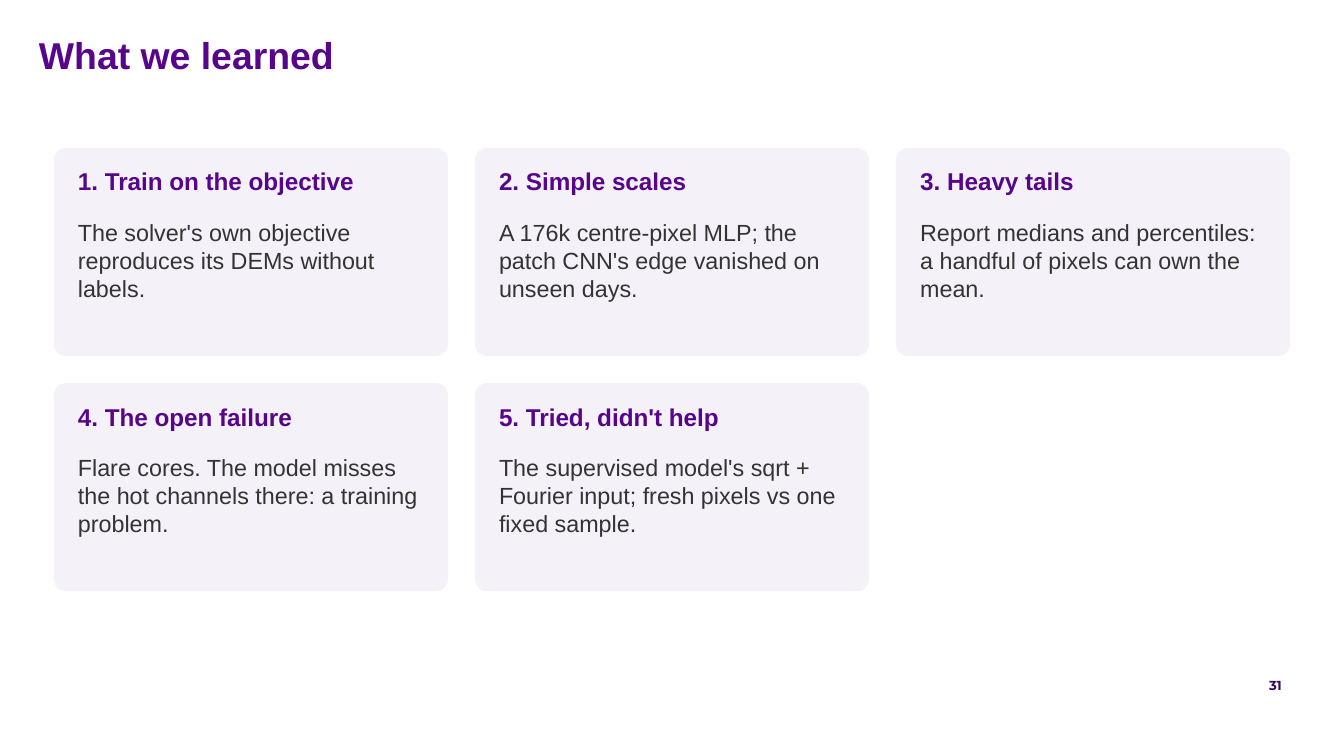
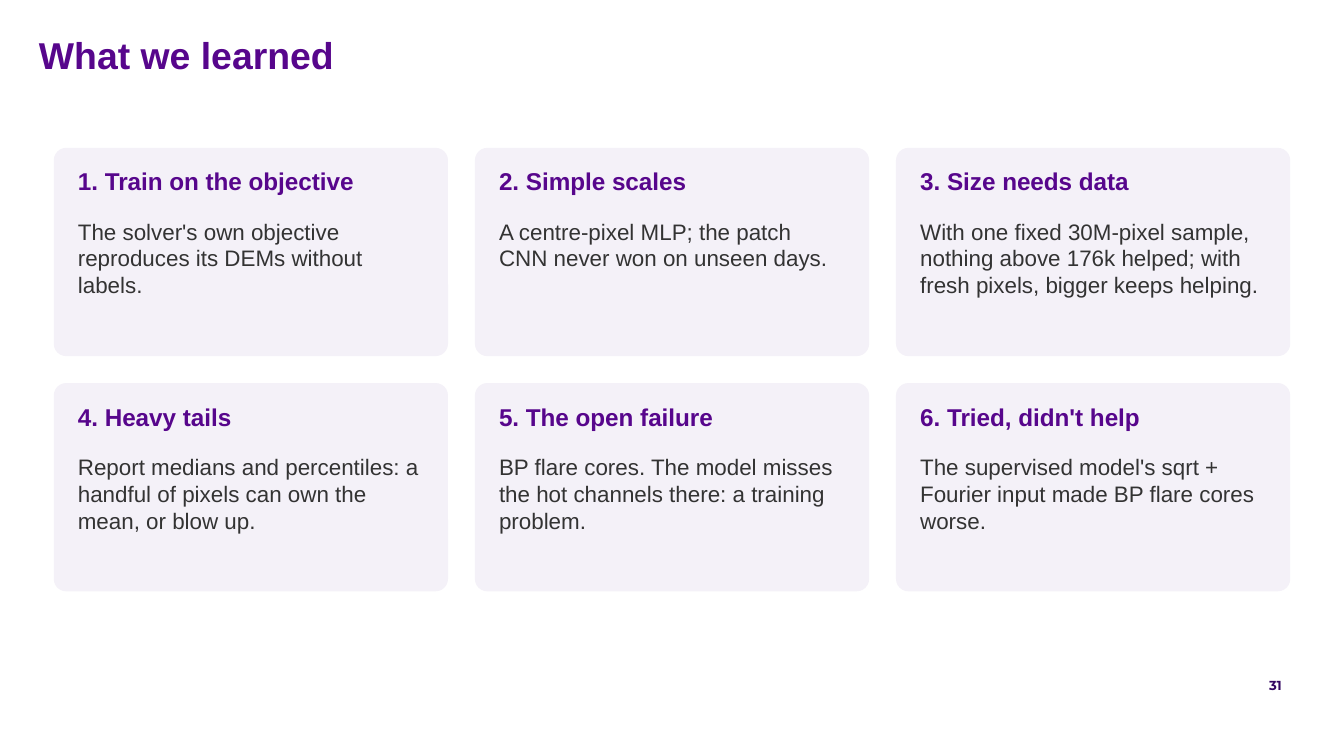
Before and after one commit to FruitPnchSamuraiG/solar-dem-inversion, a slide deck: slide 31 of slides/DEM_deck_v2.pptx. Drawn at 1344x756 pixels with LibreOffice and Linux fonts; fonts in the diff are those of the drawing; background and template pictures are left out. Boxes give left, top, right and bottom in pixels: in the first picture for what was removed or moved away, otherwise in the second. Text is boxed around its words. In the diff, an @@ line names an element or a change of style, - is before the commit and + after.

Commit message:
slides + results: rebuild on the final models (BP 1.43M, ENet 360k)
The patch CNN loses to the MLP at scale with fresh pixels. Bigger helps the
typical pixel, but ElasticNet models of 722k and up blow up on a few bright
pixels the sampled validation never saw, so ElasticNet uses 360k. Parts 5-8,
the summary and the model slide now use these models' numbers and redrawn
figures; the outline is synced.

```diff
--- a/slides/DEM_deck_v2.pptx
+++ b/slides/DEM_deck_v2.pptx
@@ text at box(920, 172, 1129, 191): text changed @@
-3. Heavy tails
+3. Size needs data
@@ text "The solver's own objective reproduces ..." at box(78, 223, 363, 293): size 12.5 to 12 pt @@
@@ text at box(499, 223, 827, 271): text changed; size 12.5 to 12 pt @@
-A 176k centre-pixel MLP; the patch CNN's edge vanished on unseen days.
+A centre-pixel MLP; the patch CNN never won on unseen days.
@@ text at box(920, 223, 1258, 298): text changed; size 12.5 to 12 pt @@
-Report medians and percentiles: a handful of pixels can own the mean.
+With one fixed 30M-pixel sample, nothing above 176k helped; with fresh pixels, bigger keeps helping.
@@ rounded rectangle added at box(896, 383, 1290, 591), fill #F4F1F8 @@
@@ text at box(78, 408, 232, 431): text changed @@
-4. The open failure
+4. Heavy tails
@@ text at box(499, 408, 713, 431): text changed @@
-5. Tried, didn't help
+5. The open failure
@@ text added at box(920, 408, 1140, 431), 13 pt, text #57068C, bold @@
+6. Tried, didn't help
@@ text at box(78, 458, 418, 534): text changed; size 12.5 to 12 pt @@
-Flare cores. The model misses the hot channels there: a training problem.
+Report medians and percentiles: a handful of pixels can own the mean, or blow up.
@@ text at box(499, 458, 833, 534): text changed; size 12.5 to 12 pt @@
-The supervised model's sqrt + Fourier input; fresh pixels vs one fixed sample.
+BP flare cores. The model misses the hot channels there: a training problem.
@@ text added at box(920, 458, 1254, 529), 12 pt, text #333333 @@
+The supervised model's sqrt + Fourier input made BP flare cores worse.
```
Also in this commit, not shown: 13 other slides changed, 1 slide added, 1 slide removed, 26 other files.
